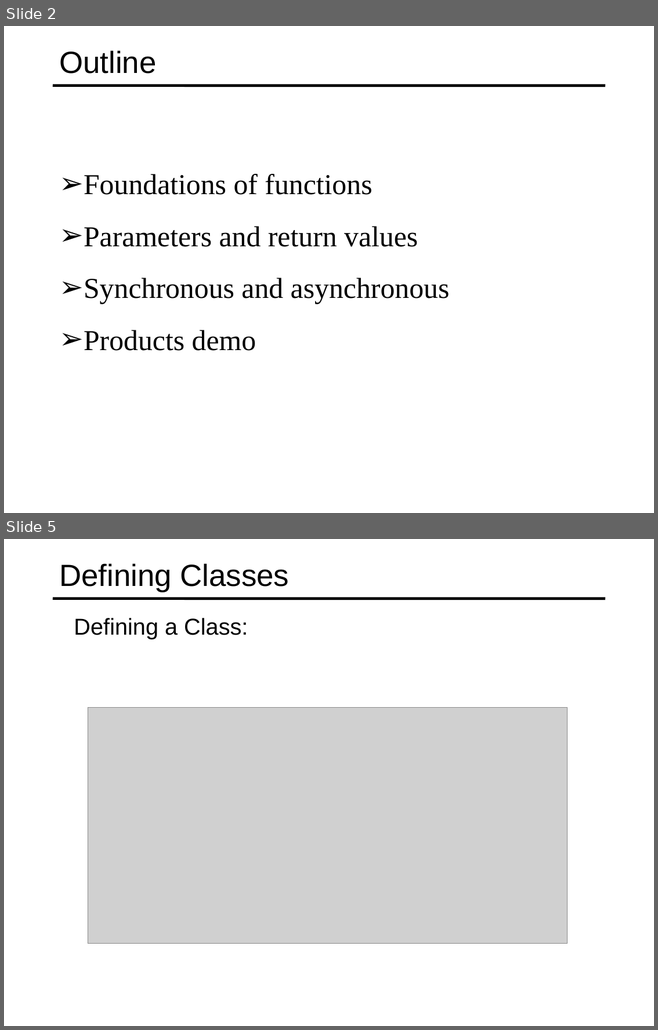
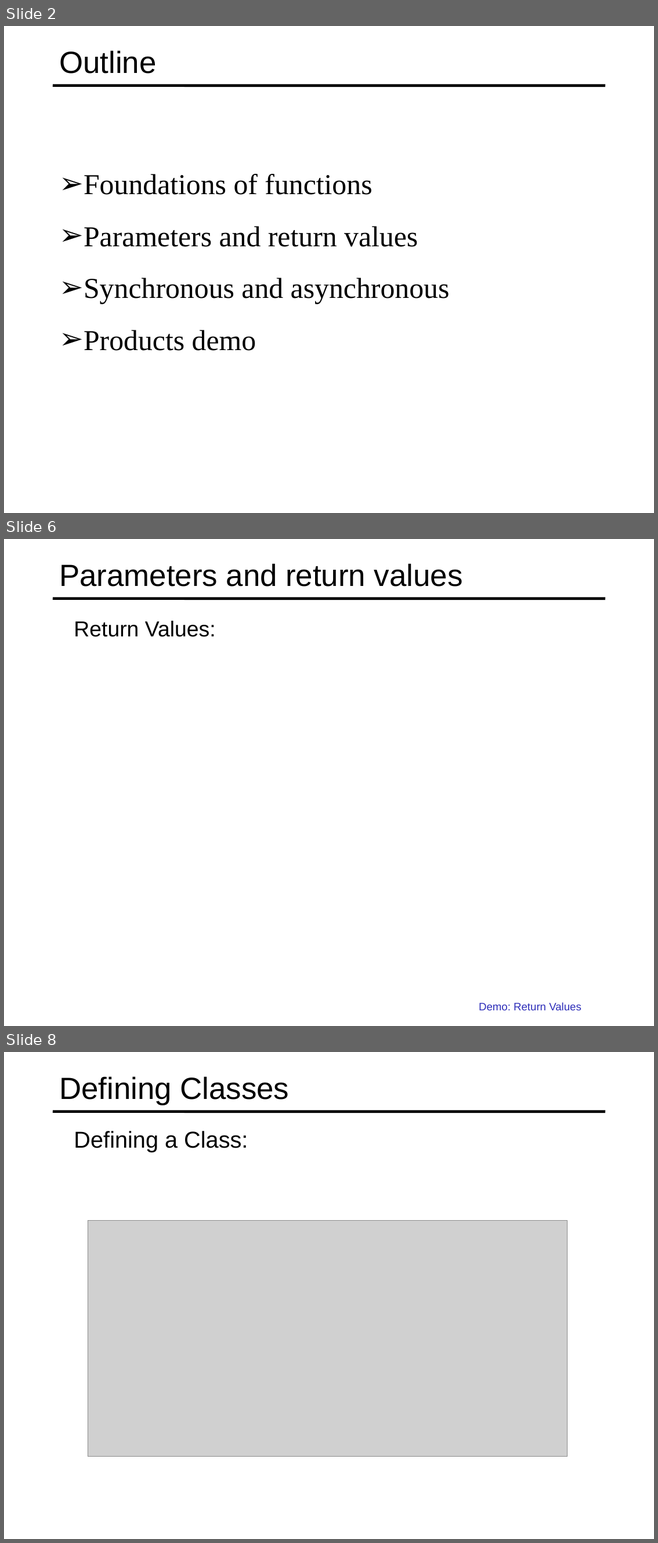
Before and after one commit to specter01wj/Jago_Link_Training, a slide deck: Angular/Angular12/TypeScript Fundamentals/3-Creating-And-Using-Functions/L3_Classes and Interfaces.ppt. Shown one above the other, each under a label of ours: slides 2 and 5 before the commit, slides 2, 6 and 8 after it; the slides between them are not shown. The pictures are 658x1030 and 658x1543 pixels, drawn with LibreOffice and Linux fonts; fonts in the diff are those of the drawing; grey boxes stand for pictures. Boxes give left, top, right and bottom in pixels: in the first picture for what was removed or moved away, otherwise in the second. Text is boxed around its words. In the diff, an @@ line names an element or a change of style, - is before the commit and + after.

```diff
--- a/Angular/Angular12/TypeScript Fundamentals/3-Creating-And-Using-Functions/L3_Classes and Interfaces.ppt
+++ b/Angular/Angular12/TypeScript Fundamentals/3-Creating-And-Using-Functions/L3_Classes and Interfaces.ppt
@@ slide 6 added at <box>4,539,654,1026</box>, background #FFFFFF; not listed: 1 template element that a slide beside it also shows @@
@@ title added at <box>59,563,463,587</box>, 34 pt, text #000000 @@
+Parameters and return values
@@ text added at <box>74,621,216,637</box>, 24 pt, text #000000 @@
+  Return Values:
@@ text added at <box>478,1002,581,1011</box>, 12 pt, text #2D2DB9 @@
+  Demo: Return Values
@@ what was slide 5 is now slide 8 @@
```
Also in this commit, not shown: 4 other slides added, 2 slides removed.
